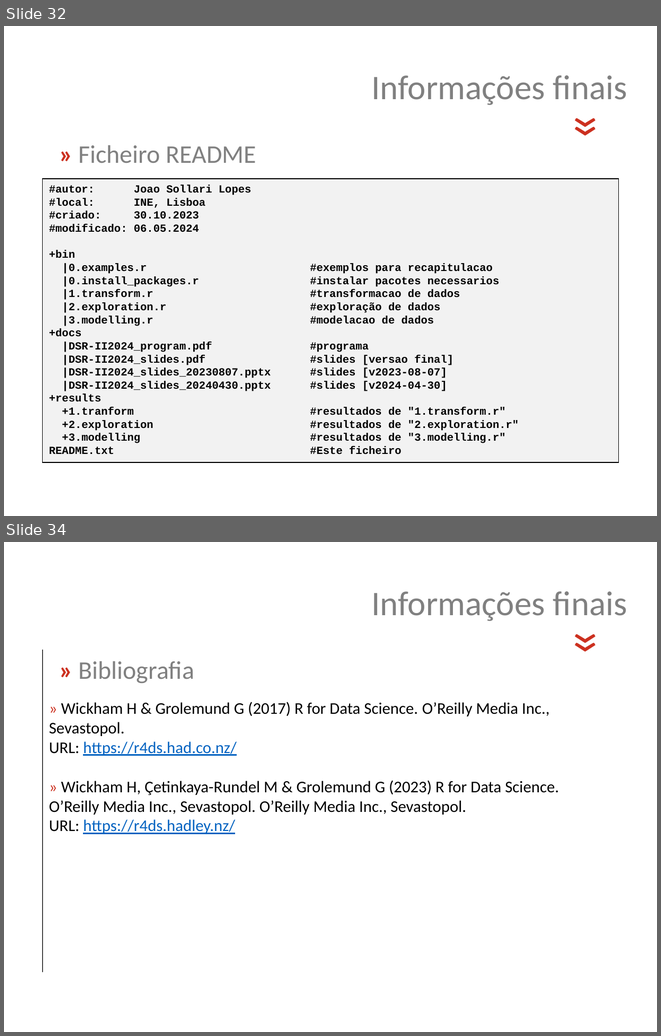
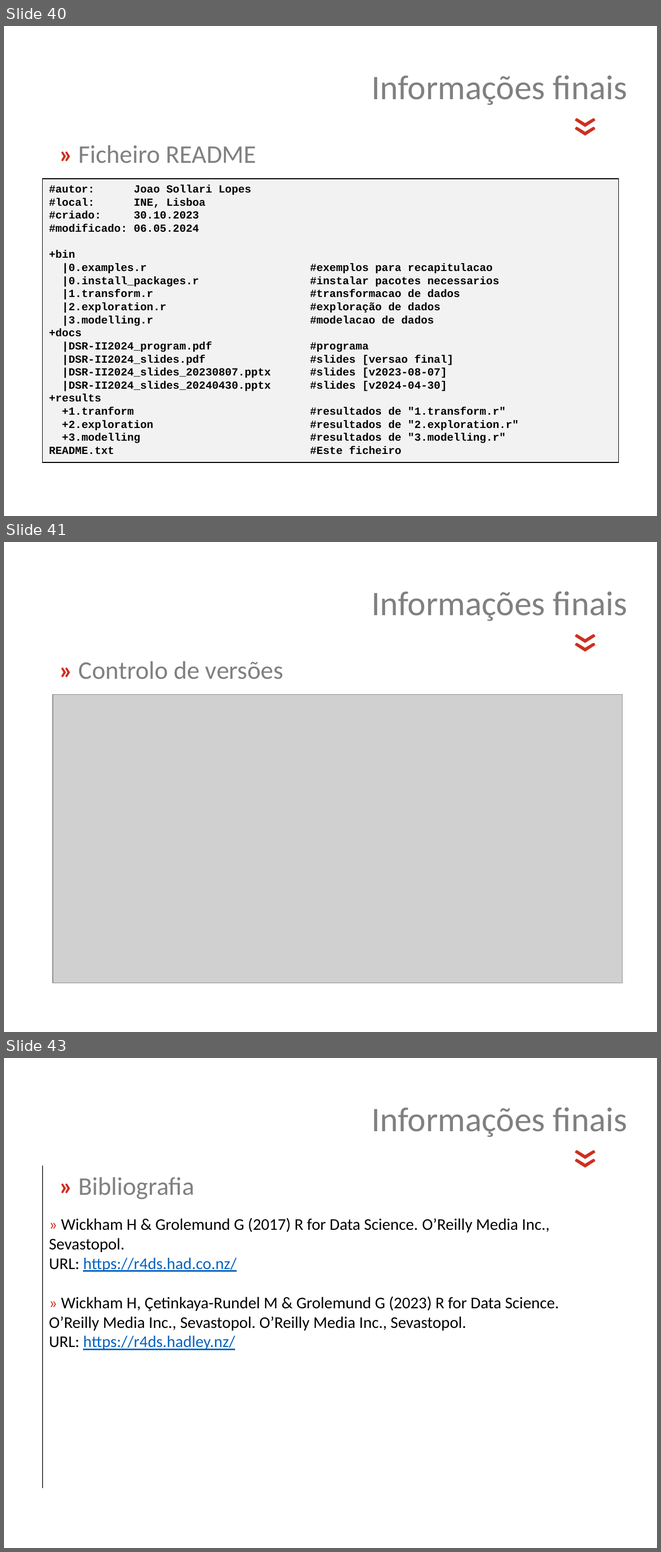
Before and after one commit to jsollari/DSR-II2024, a slide deck: docs/DSR-II2024_JL_slides.pptx. Shown one above the other, each under a label of ours: slides 32 and 34 before the commit, slides 40, 41 and 43 after it; the slides between them are not shown. The pictures are 661x1036 and 661x1552 pixels, drawn with LibreOffice and Linux fonts; fonts in the diff are those of the drawing; grey boxes stand for pictures; background and template pictures are left out. Boxes give left, top, right and bottom in pixels: in the first picture for what was removed or moved away, otherwise in the second. Text is boxed around its words. In the diff, an @@ line names an element or a change of style, - is before the commit and + after.

```diff
--- a/docs/DSR-II2024_JL_slides.pptx
+++ b/docs/DSR-II2024_JL_slides.pptx
@@ slide 41 added at [4, 542, 657, 1032], background #FFFFFF @@
@@ text added at [371, 591, 627, 621], 38 pt, text #808080 @@
+Informações finais
@@ text added at [541, 627, 613, 663], 60 pt, text #CC301F @@
+«
@@ text added at [79, 661, 283, 679], 28 pt, text #808080 @@
+» Controlo de versões
@@ picture added at [53, 694, 623, 983] @@
@@ what was slide 32 is now slide 40 @@
@@ what was slide 34 is now slide 43 @@
```
Also in this commit, not shown: 11 slides changed, 8 other slides added, 35 other files.
